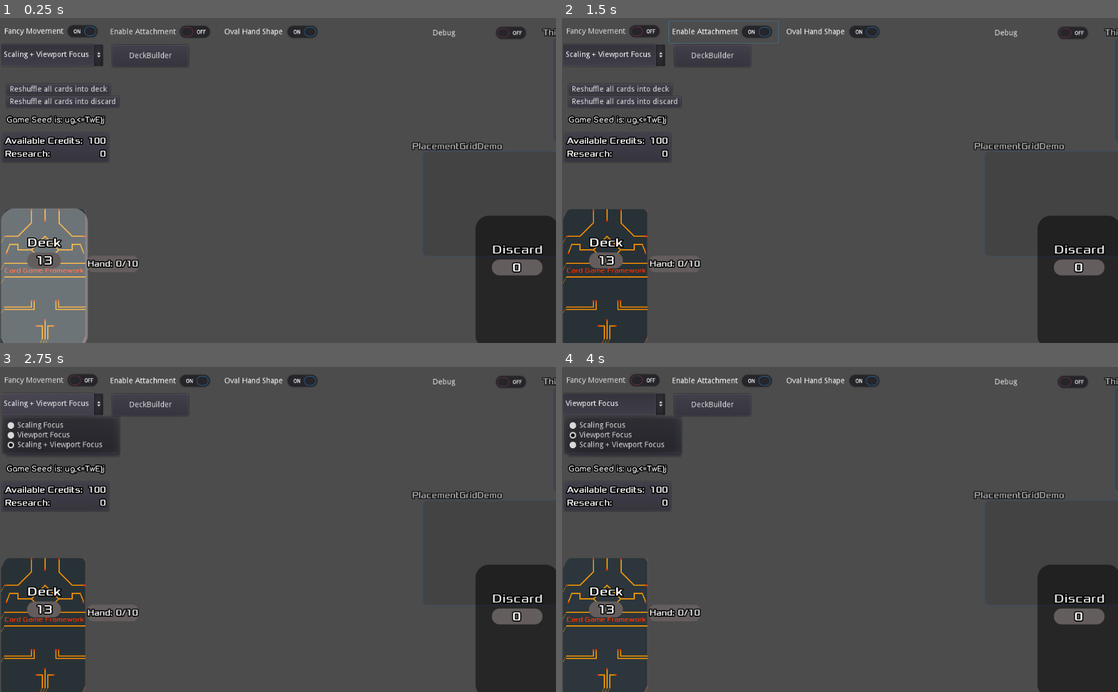
Above: before the commit, frames 1-4 (two rows, left to right).
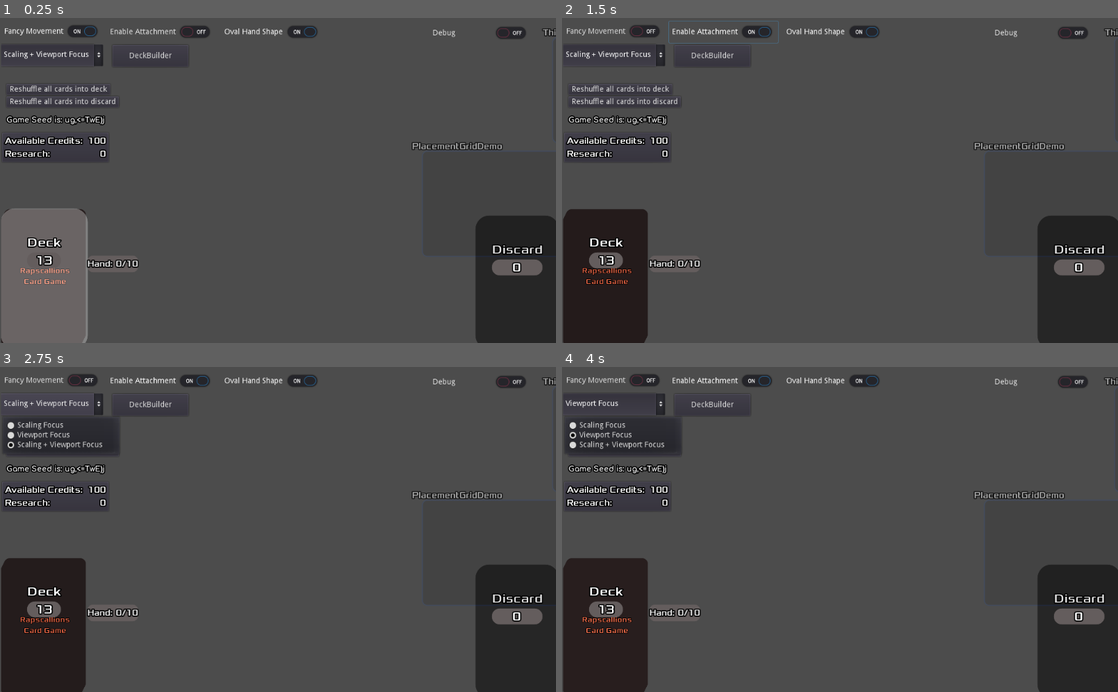
Above: after the commit, the same moments.

Repository: jonjelinek/godot-card-game
Game: Godot game, scene res://src/custom/CGFMain.tscn
Two runs of this game, one before a commit and one after it. Both use one fixed random seed, a clock stepped at 60 frames per second and the inputs below.
Inputs:
- Up to frame 1 (0.25 s): no input
- Up to frame 2 (1.5 s): click "Fancy Movement" at 0.5 s; click "Enable Attachment" at 1.25 s
- Up to frame 3 (2.75 s): click "Scaling + Viewport Focus" at 2 s
- Up to frame 4 (4 s): click "Reshuffle all cards into deck" at 2.75 s; click "Viewport Focus" at 3.5 s

The runs differ from the first frame. In frame 1, 0.8% of the frame differs, in the area x 0-16%, y 58-100%; in frame 2, 5.8%; in frame 3, 5.8%; in frame 4, 5.8%.

Commit message:
rapscallion card game

Diff:
--- a/src/new_card_game/CardBack.tscn
+++ b/src/new_card_game/CardBack.tscn
@@ -7,14 +7,16 @@
 [ext_resource path="res://assets/card_backs/CGFBackDots.png" type="Texture" id=5]
 
 [sub_resource type="StyleBoxFlat" id=1]
-bg_color = Color( 0.164706, 0.203922, 0.223529, 1 )
+bg_color = Color( 0.14902, 0.113725, 0.113725, 1 )
 corner_radius_top_left = 10
 corner_radius_top_right = 10
 corner_radius_bottom_right = 10
 corner_radius_bottom_left = 10
 
 [sub_resource type="DynamicFont" id=2]
-size = 12
+size = 13
+outline_size = 1
+outline_color = Color( 0, 0, 0, 1 )
 font_data = ExtResource( 2 )
 
 [node name="CGFCardBack" type="Panel"]
@@ -73,15 +75,18 @@
 [node name="Label" type="Label" parent="VBoxContainer"]
 margin_top = 105.0
 margin_right = 150.0
-margin_bottom = 121.0
+margin_bottom = 142.0
 custom_fonts/font = SubResource( 2 )
-custom_colors/font_color = Color( 1, 0.2, 0, 1 )
-text = "Card Game Framework"
+custom_colors/font_color = Color( 1, 0.439216, 0.301961, 1 )
+text = "Rapscallions
+Card Game"
+align = 1
 __meta__ = {
 "_edit_use_anchors_": false
 }
 
 [node name="TextureRect" type="TextureRect" parent="."]
+visible = false
 modulate = Color( 1.7, 1, 1, 1 )
 anchor_right = 1.0
 anchor_bottom = 1.0
@@ -93,6 +98,7 @@
 }
 
 [node name="TextureRect2" type="TextureRect" parent="."]
+visible = false
 modulate = Color( 2, 1, 1, 1 )
 anchor_right = 1.0
 anchor_bottom = 1.0
